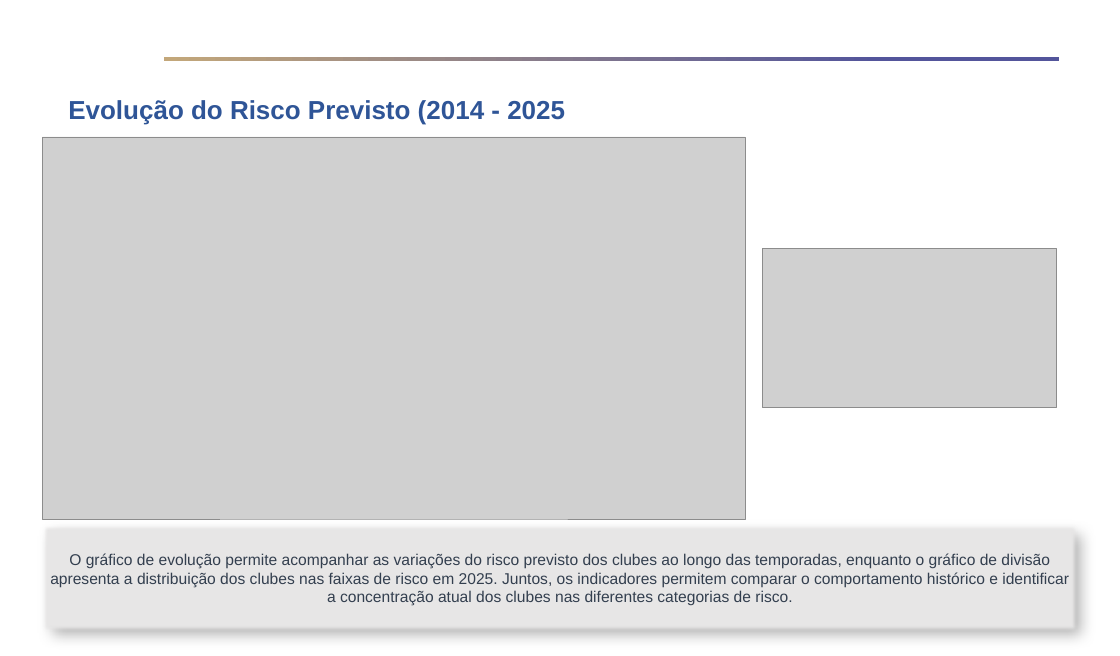
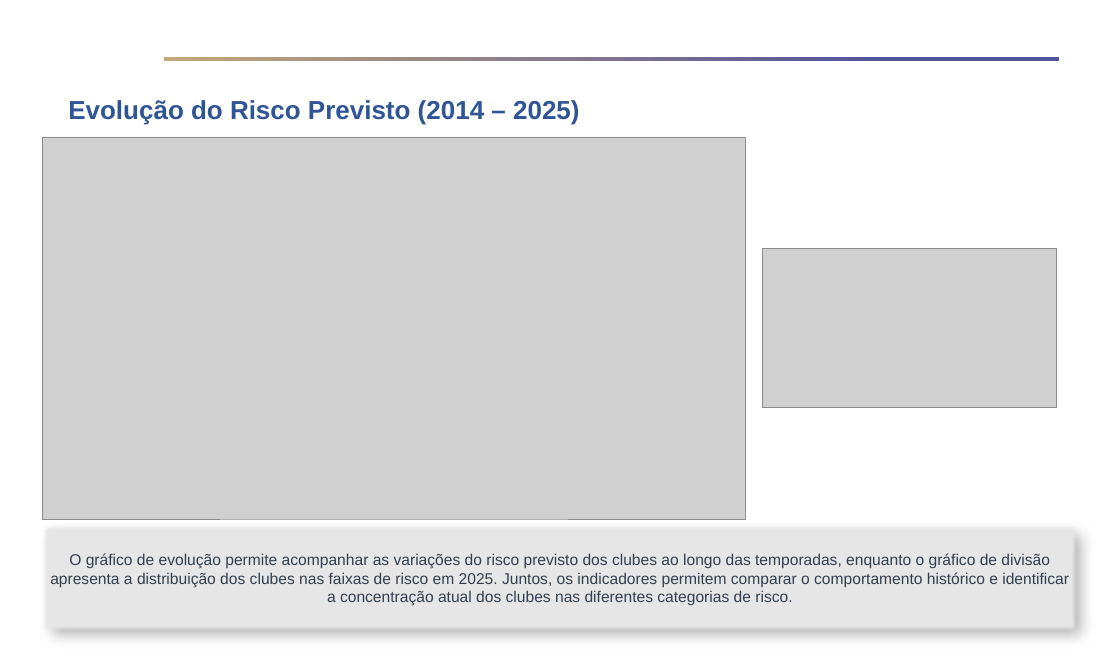
Before and after one commit to FelipePinheiro964/Projeto-Em-Business-Intelligence-e-Analytics, a slide deck: slide 7 of docs/Template - Fase 2 - Apresentação Executiva - Projeto em Business Intelligence e Analytics.pptx. Drawn at 1120x656 pixels with LibreOffice and Linux fonts; fonts in the diff are those of the drawing; grey boxes stand for pictures; background and template pictures are left out. Boxes give left, top, right and bottom in pixels: in the first picture for what was removed or moved away, otherwise in the second. Text is boxed around its words. In the diff, an @@ line names an element or a change of style, - is before the commit and + after.

```diff
--- a/docs/Template - Fase 2 - Apresentação Executiva - Projeto em Business Intelligence e Analytics.pptx
+++ b/docs/Template - Fase 2 - Apresentação Executiva - Projeto em Business Intelligence e Analytics.pptx
@@ text at (68, 100, 580, 125): text changed @@
-Evolução do Risco Previsto (2014 - 2025
+Evolução do Risco Previsto (2014 – 2025)
```
Also in this commit, not shown: 1 slide added.
